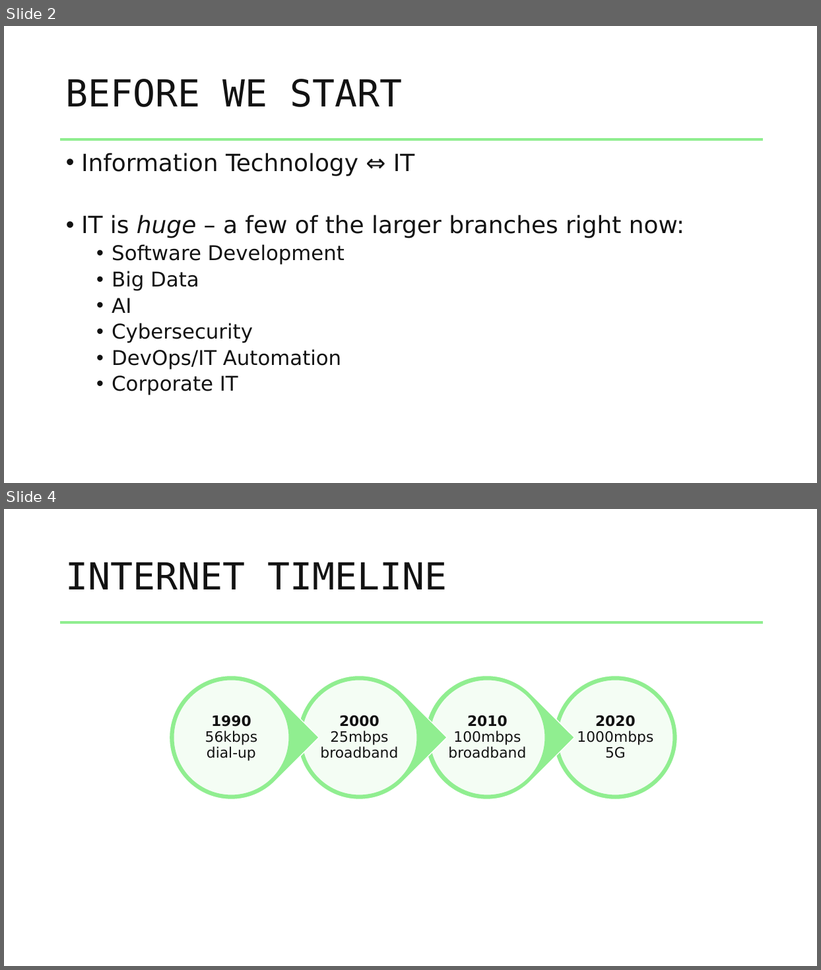
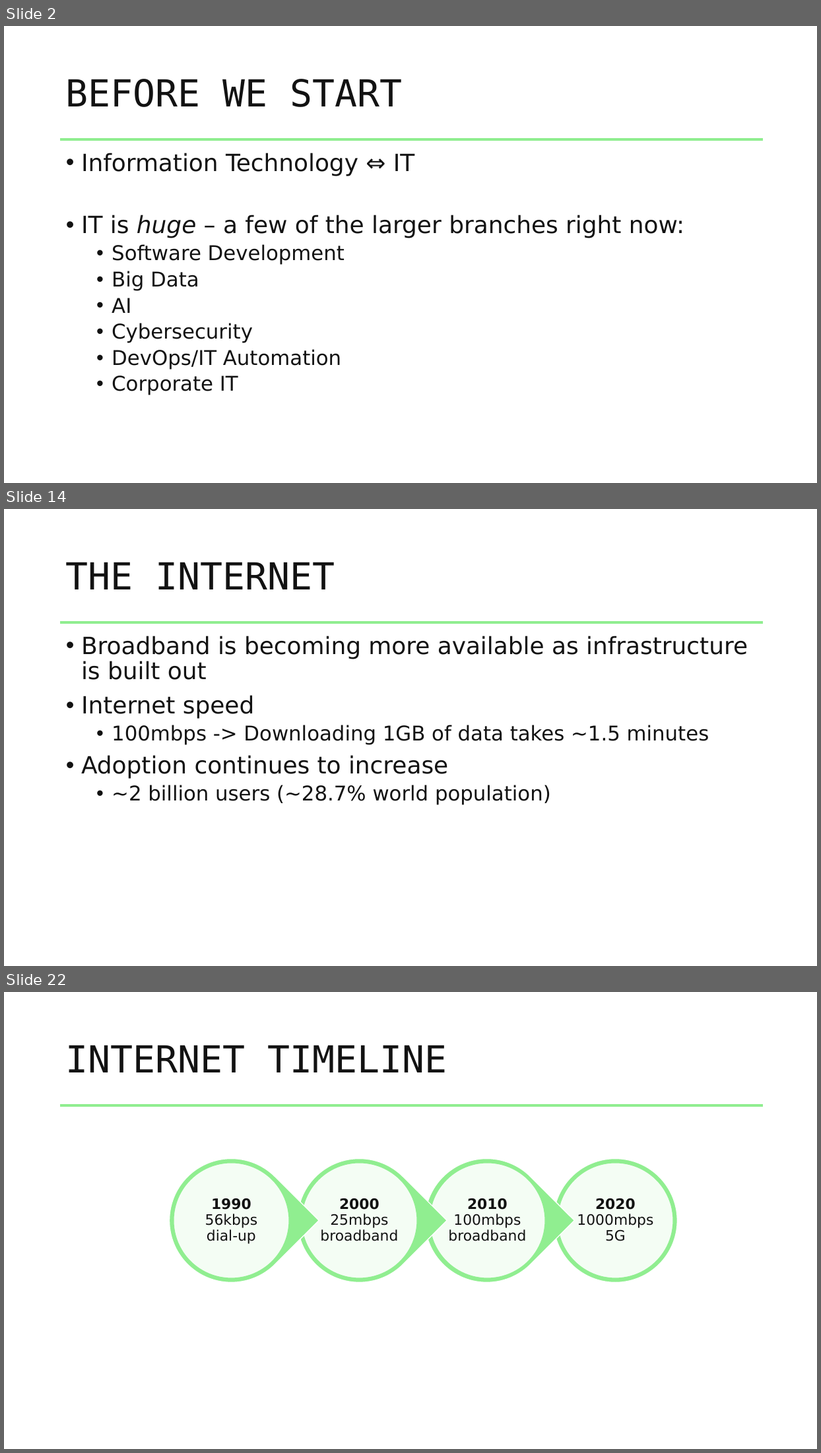
Before and after one commit to benchiverton/Blog, a slide deck: src/BenChiverton.Blog/Resources/Downloads/evolution_of_IT/evolution_of_IT.pptx. Shown one above the other, each under a label of ours: slides 2 and 4 before the commit, slides 2, 14 and 22 after it; the slides between them are not shown. The pictures are 821x970 and 821x1453 pixels, drawn with LibreOffice and Linux fonts; fonts in the diff are those of the drawing. Boxes give left, top, right and bottom in pixels: in the first picture for what was removed or moved away, otherwise in the second. Text is boxed around its words. In the diff, an @@ line names an element or a change of style, - is before the commit and + after.

```diff
--- a/src/BenChiverton.Blog/Resources/Downloads/evolution_of_IT/evolution_of_IT.pptx
+++ b/src/BenChiverton.Blog/Resources/Downloads/evolution_of_IT/evolution_of_IT.pptx
@@ slide 14 added at [4, 509, 817, 966], background #FFFFFF; not listed: 1 template element that a slide beside it also shows @@
@@ title added at [66, 562, 335, 590], 44 pt, text #121212 @@
+THE INTERNET
@@ text added at [81, 636, 748, 805], 28 pt, text #121212 @@
+• Broadband is becoming more available as infrastructure is built out
+• Internet speed
+  • 100mbps -> Downloading 1GB of data takes ~1.5 minutes
+• Adoption continues to increase
+  • ~2 billion users (~28.7% world population)
@@ what was slide 4 is now slide 22 @@
```
Also in this commit, not shown: 8 slides changed, 14 other slides added, 3 slides removed.
